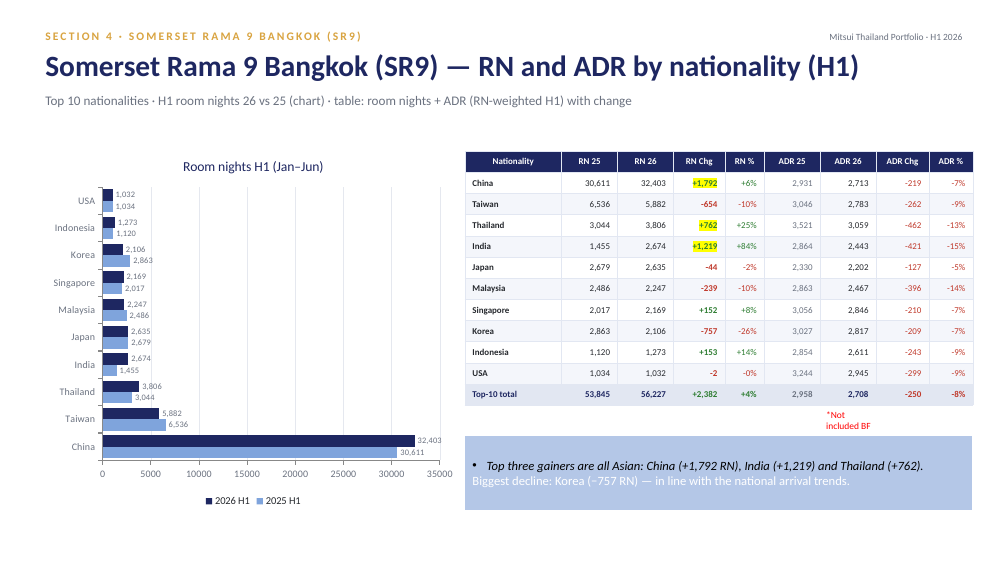
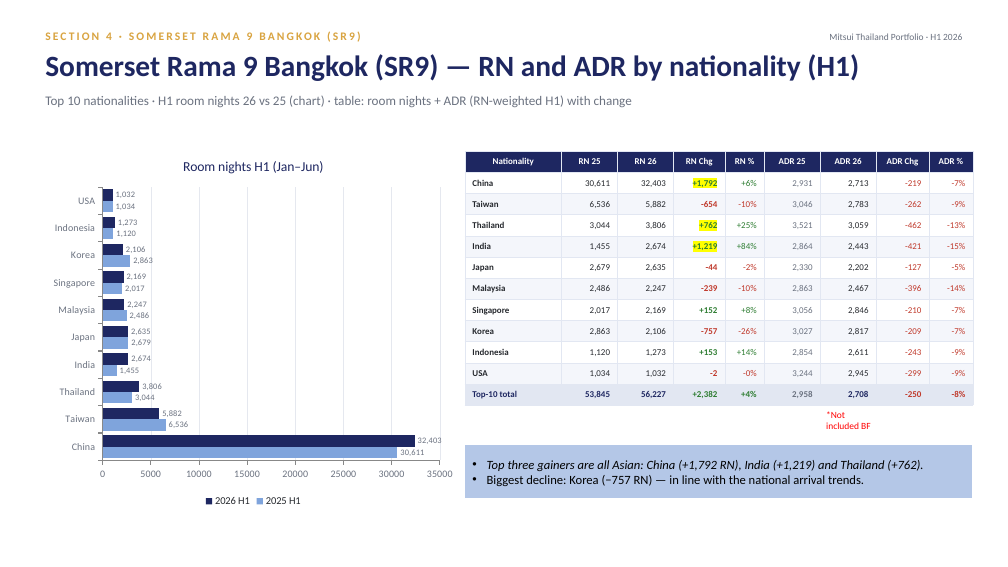
Before and after one commit to Chavin2543/mae-workspace, a slide deck: slide 17 of output/Portfolio_Performance_Report_H1-2026.pptx. Drawn at 1008x567 pixels with LibreOffice and Linux fonts; fonts in the diff are those of the drawing. Boxes give left, top, right and bottom in pixels: in the first picture for what was removed or moved away, otherwise in the second. Text is boxed around its words. In the diff, an @@ line names an element or a change of style, - is before the commit and + after.

```diff
--- a/output/Portfolio_Performance_Report_H1-2026.pptx
+++ b/output/Portfolio_Performance_Report_H1-2026.pptx
@@ rectangle "Top three gainers are all ..." resized from (x1=465, y1=436, x2=973, y2=510) to (x1=465, y1=445, x2=973, y2=499) @@
@@ text in rectangle at (x1=487, y1=475, x2=864, y2=486): text colour #FFFFFF to #000000 in "Biggest decline: Korea (−757 RN) — in ..."; bullet none to • @@
```
Also in this commit, not shown: 22 other slides changed.
